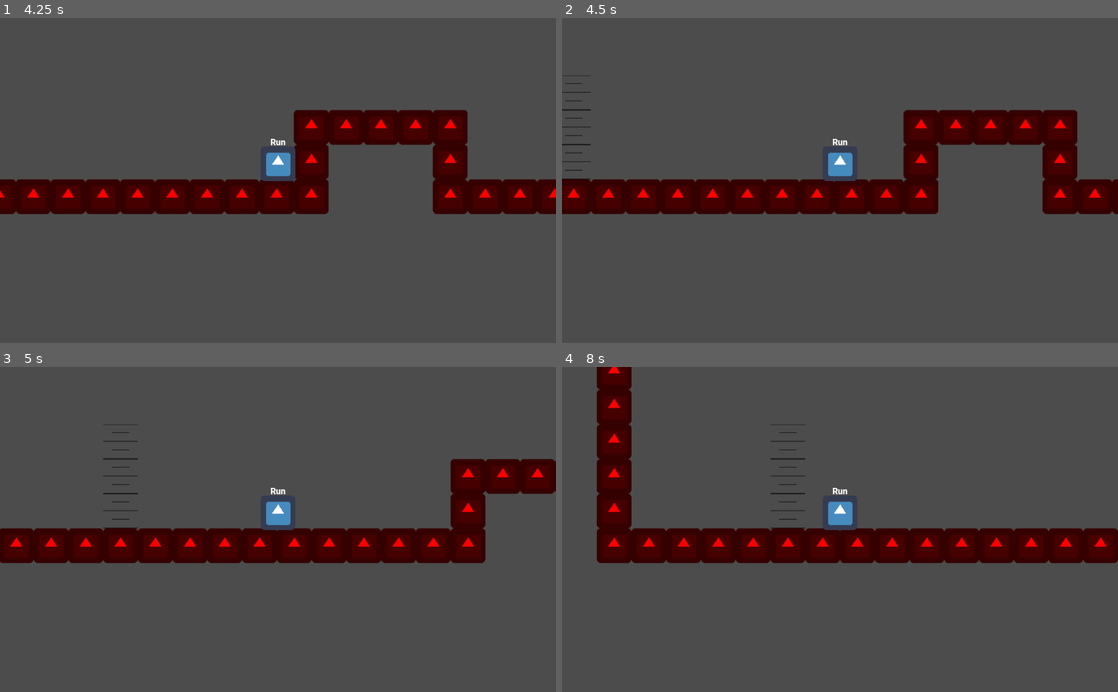
Above: before the commit, frames 1-4 (two rows, left to right).
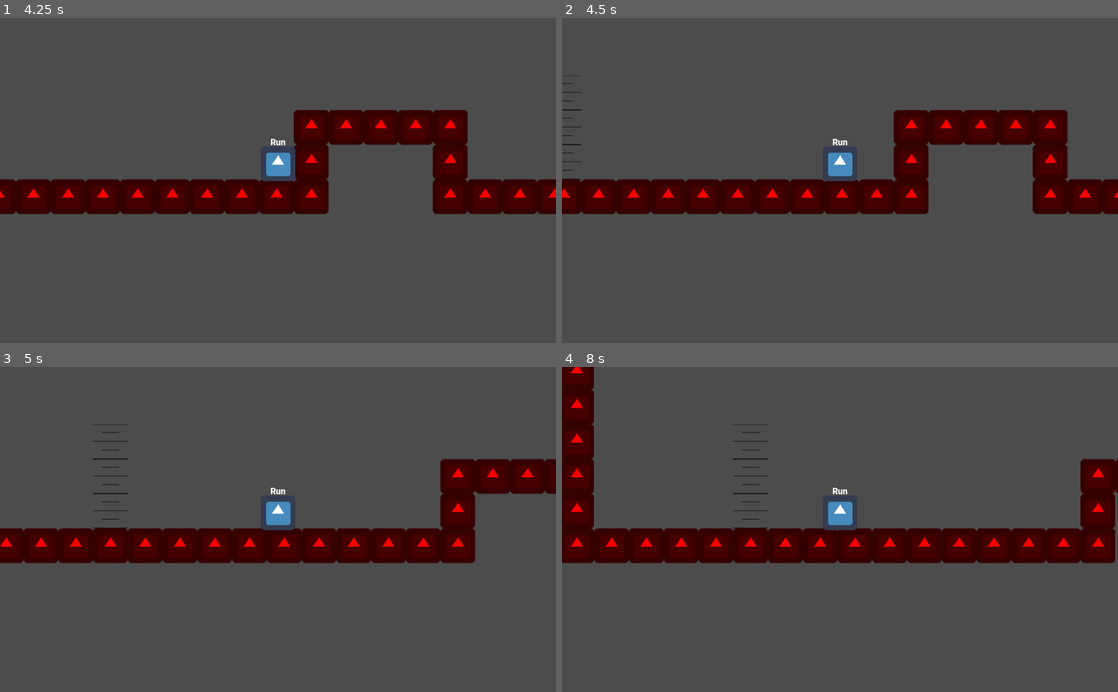
Above: after the commit, the same moments.

Repository: Vikrant0-7/Icecube_Adventure
Game: Godot game, scene res://Test.tscn
Two runs of this game, one before a commit and one after it. Both use one fixed random seed, a clock stepped at 60 frames per second and the inputs below. The project has no main scene, so this scene is started directly. The engine's default icon, where the game draws it, is replaced by a stand-in: a white triangle on a blue panel in a dark square.
Inputs:
- Up to frame 1 (4.25 s): hold Shift (Sprint) 0.53-1.28 s; hold Right (Right) 0.53-2.03 s; tap Up (Jump) at 0.77, 1.52, 3.02, 3.77 s; tap Shift (Sprint) at 1.35, 2.85 s; hold Left (Left) 2.03-2.78 s; hold Shift (Sprint) 2.03-2.78 s; hold Right (Right) from 2.78 s (still down); hold Shift (Sprint) from 3.53 s (still down)
- Up to frame 2 (4.5 s): release Right (Right) at 4.28 s; release Shift (Sprint) at 4.28 s; hold Left (Left) from 4.28 s (still down); tap Shift (Sprint) at 4.35 s
- Up to frame 3 (5 s): keep holding Left (Left); tap Up (Jump) at 4.52 s
- Up to frame 4 (8 s): release Left (Left) at 5.03 s; hold Right (Right) 5.03-5.78 s; hold Shift (Sprint) 5.03-5.78 s; hold Left (Left) 5.78-7.28 s; tap Shift (Sprint) at 5.85, 7.35 s; tap Up (Jump) at 6.02, 6.77, 7.52 s; hold Shift (Sprint) 6.53-7.28 s; hold Right (Right) from 7.28 s (still down)

Frame 1 is identical in both runs. In frame 2, 3.4% of the frame differs, in the area x 0-100%, y 20-61%; in frame 3, 2.6%; in frame 4, 9.0%, in the area x 0-100%, y 0-61%.

Commit message:
added stamina to govern duration of sprint

Diff:
--- a/Player.tscn
+++ b/Player.tscn
@@ -51,6 +51,7 @@
 friction = 0.3
 sprint_speed = 600.0
 sprint_acceleration = 0.8
+sprint_stamina = 1.0
 
 [node name="Air" type="Node" parent="State_Machine"]
 script = ExtResource( 6 )
--- a/Scripts/Player/State/Idle.gd
+++ b/Scripts/Player/State/Idle.gd
@@ -19,6 +19,12 @@
 	if player.dir.y == 0:
 		Air.can_jump = true
 
+	if Run.stamina > 0:
+		Run.stamina = Run.timer(Run.stamina, delta, -1)
+	if Run.stamina <= 0:
+		Run.can_sprint = true
+		Run.stamina = 0
+
 
 #special virtual method for logic to switch states
 func state_update() -> void:
--- a/Scripts/Player/State/Run.gd
+++ b/Scripts/Player/State/Run.gd
@@ -7,13 +7,16 @@
 export (float,0,1,0.1) var friction = 0.1
 export (float,0,1000,10) var sprint_speed = 100
 export (float,0,1,0.1) var sprint_acceleration = 0.1
+export (float,0,10,0.5) var sprint_stamina = 2
+export (float,0,10,0.5) var sprint_tiredness = 2
 
 onready var Idle := get_parent().get_node("Idle")
 onready var Air := get_parent().get_node("Air")
 
 var accel : float
 var spd : float
-
+var can_sprint : bool = false
+var stamina : float
 #method is called when player's state is switched to this state
 func enter(msg := {}) -> void:
 	pass
@@ -25,10 +28,19 @@
 
 	player.velocity.y = 100 #adding downwards velocity so is_on_floor() works properly
 
-	if Input.is_action_pressed("Sprint"):
+	if Input.is_action_pressed("Sprint") and can_sprint:
+		stamina = timer(stamina,delta)
 		spd = player.dir.x * sprint_speed
 		accel = sprint_acceleration
+		if stamina >= sprint_stamina and can_sprint:
+			stamina = sprint_stamina * sprint_tiredness
+			can_sprint = false
 	else:
+		if stamina > 0:
+			stamina = timer(stamina,delta,-1)
+		if  stamina <= 0 and not can_sprint:
+			stamina = 0
+			can_sprint = true
 		spd = player.dir.x * speed
 		accel = acceleration
 
@@ -46,6 +58,7 @@
 	if player.dir.y == 0:
 		Air.can_jump = true
 
+
 #special virtual method for logic to switch states
 func state_update() -> void:
 
@@ -60,3 +73,6 @@
 	#switching to air if player is not on ground such that player falls
 	if not player.is_on_floor():
 		state_machine.transition_to("Air",{do_jump = false})
+
+func timer(time : float, delta : float, modifier : float = 1) -> float:
+	return time + (1 * delta * modifier)
